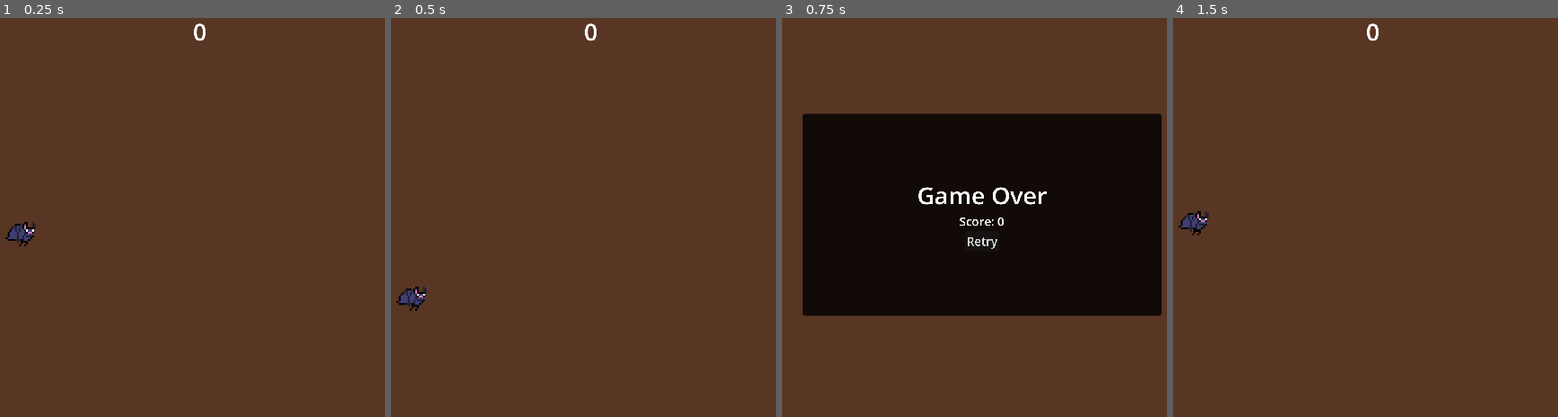
Above: before the commit, frames 1-4 (left to right).
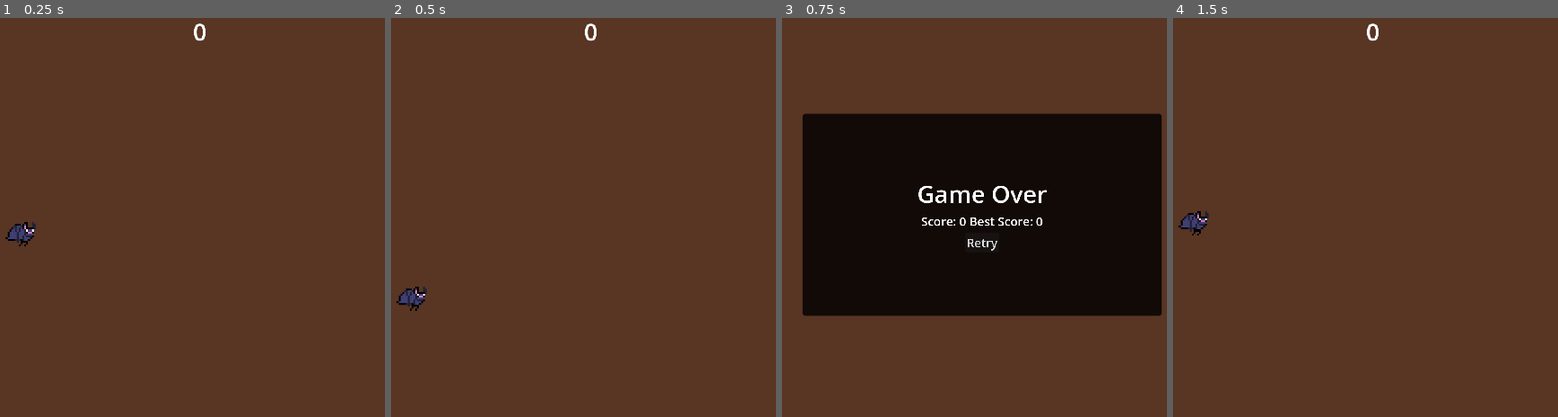
Above: after the commit, the same moments.

Repository: kirjahri/flappy-bat
Game: Godot game, scene res://scenes/main.tscn
The game is run twice, just before and just after one commit, with the same random seed, the same clock (stepped at 60 frames per second) and the same inputs.
Inputs (mouse positions are in pixels of both pictures, inside the frame that each line leads up to):
- Up to frame 1 (0.25 s): no input
- Up to frame 2 (0.5 s): no input
- Up to frame 3 (0.75 s): move the mouse to (1140, 193) at 0.52 s; hold Right mouse button (dive) from 0.53 s (still down)
- Up to frame 4 (1.5 s): click (1531, 193) at 0.77 s; release Right mouse button (dive) at 1.25 s; click "Retry" at 1.25 s

Frames 1-2 are identical in both runs. In frame 3, 0.8% of the frame differs, in the area x 35-69%, y 42-59%; in frame 4, nothing differs.

Commit message:
feat(game_over): add best score

Diff:
--- a/project.godot
+++ b/project.godot
@@ -14,6 +14,10 @@
 run/main_scene="uid://e5k8yykw44jb"
 config/features=PackedStringArray("4.4", "Forward Plus")
 config/icon="res://icon.svg"
+
+[autoload]
+
+Global="*res://scripts/global.gd"
 
 [debug]
 
--- a/scenes/game_over.tscn
+++ b/scenes/game_over.tscn
@@ -34,6 +34,7 @@
 layout_mode = 2
 offset_right = 960.0
 offset_bottom = 540.0
+theme_override_constants/separation = 8
 alignment = 1
 
 [node name="Label" type="Label" parent="Panel/VBoxContainer"]
@@ -43,13 +44,24 @@
 horizontal_alignment = 1
 vertical_alignment = 1
 
-[node name="ScoreLabel" type="Label" parent="Panel/VBoxContainer"]
+[node name="HBoxContainer" type="HBoxContainer" parent="Panel/VBoxContainer"]
+layout_mode = 2
+theme_override_constants/separation = 8
+alignment = 1
+
+[node name="ScoreLabel" type="Label" parent="Panel/VBoxContainer/HBoxContainer"]
 unique_name_in_owner = true
 layout_mode = 2
 theme_override_font_sizes/font_size = 32
 text = "Score: 0"
 horizontal_alignment = 1
 vertical_alignment = 1
+
+[node name="BestScoreLabel" type="Label" parent="Panel/VBoxContainer/HBoxContainer"]
+unique_name_in_owner = true
+layout_mode = 2
+theme_override_font_sizes/font_size = 32
+text = "Best Score: 0"
 
 [node name="RetryButton" type="Button" parent="Panel/VBoxContainer"]
 unique_name_in_owner = true
--- a/scenes/main.tscn
+++ b/scenes/main.tscn
@@ -1,10 +1,11 @@
-[gd_scene load_steps=11 format=3 uid="uid://e5k8yykw44jb"]
+[gd_scene load_steps=12 format=3 uid="uid://e5k8yykw44jb"]
 
 [ext_resource type="Script" uid="uid://prem0dk7od71" path="res://scripts/main.gd" id="1_0wfyh"]
 [ext_resource type="PackedScene" uid="uid://byn03koj8bqtk" path="res://scenes/player.tscn" id="1_o5qli"]
 [ext_resource type="PackedScene" uid="uid://cwuceigf4buye" path="res://scenes/dripstones.tscn" id="2_sugp2"]
 [ext_resource type="PackedScene" uid="uid://by0077tgv1o31" path="res://scenes/orb.tscn" id="3_tefeu"]
 [ext_resource type="PackedScene" uid="uid://cl1l5qxj85lyg" path="res://scenes/kill_zone.tscn" id="4_jyhfs"]
+[ext_resource type="Script" uid="uid://noar46y3kio4" path="res://scripts/global.gd" id="4_tipki"]
 [ext_resource type="PackedScene" uid="uid://colf2nk0hqfsq" path="res://scenes/hud.tscn" id="5_tbgi4"]
 [ext_resource type="PackedScene" uid="uid://dwo685swb2ii7" path="res://scenes/game_over.tscn" id="7_o6xl0"]
 
@@ -36,6 +37,9 @@
 death_timer = NodePath("DeathTimer")
 game_over = NodePath("GameOverLayer/GameOver")
 game_over_layer = NodePath("GameOverLayer")
+
+[node name="Global" type="Node" parent="."]
+script = ExtResource("4_tipki")
 
 [node name="DripstonesTimer" type="Timer" parent="."]
 wait_time = 0.8
--- /dev/null
+++ b/scripts/global.gd
@@ -0,0 +1,3 @@
+extends Node
+
+var best_score: int = 0
--- a/scripts/main.gd
+++ b/scripts/main.gd
@@ -135,6 +135,12 @@
 	var score_label: Label = game_over.get_node("%ScoreLabel")
 	score_label.text = "Score: %d" % score
 
+	if score > Global.best_score:
+		Global.best_score = score
+
+	var best_score_label: Label = game_over.get_node("%BestScoreLabel")
+	best_score_label.text = "Best Score: %d" % Global.best_score
+
 	game_over_layer.visible = true
 
 	retry_button.pressed.connect(_button_pressed)
Not shown, added: scripts/global.gd.uid
